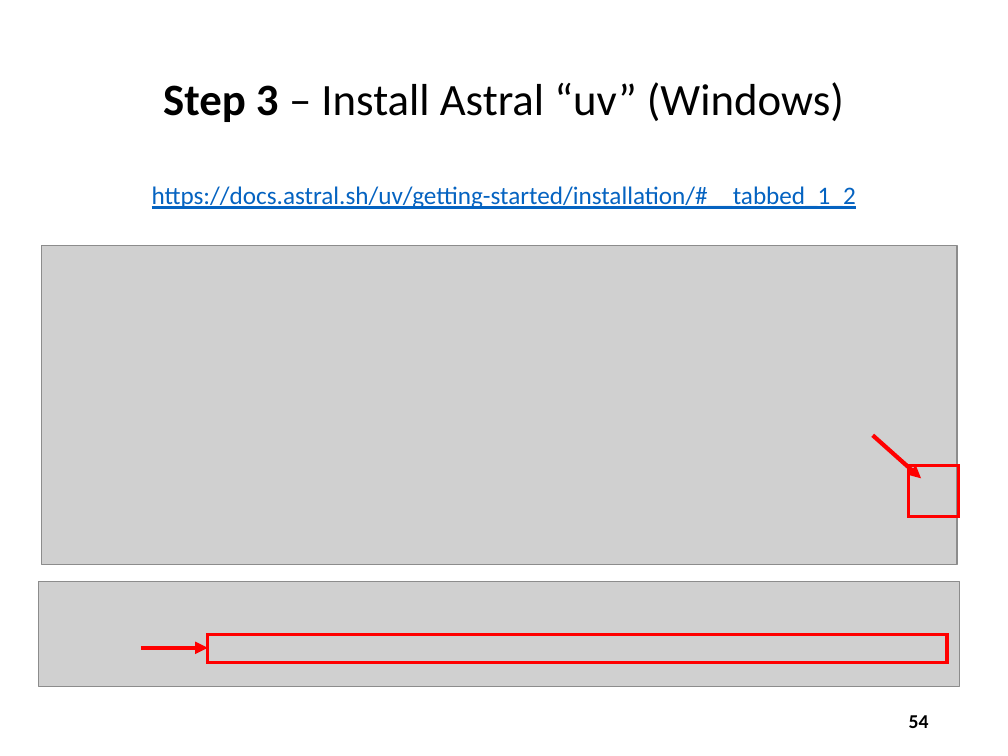
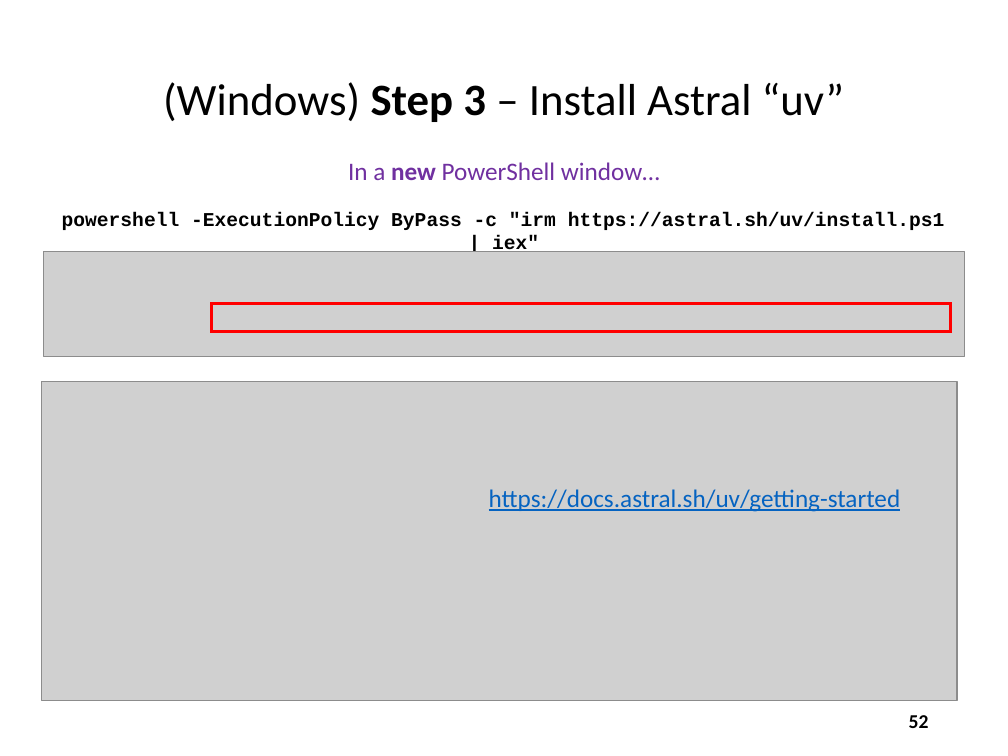
Before and after one commit to dbiersach/scicomp101, a slide deck: slide 52 of Session 01 - Introducing Scientific Computing/Session 01 - Introducing Scientific Computing.pptx (slide 54 before the commit). Drawn at 1008x756 pixels with LibreOffice and Linux fonts; fonts in the diff are those of the drawing; grey boxes stand for pictures. Boxes give left, top, right and bottom in pixels: in the first picture for what was removed or moved away, otherwise in the second. Text is boxed around its words. In the diff, an @@ line names an element or a change of style, - is before the commit and + after.

Commit message:
Update install steps

```diff
--- a/Session 01 - Introducing Scientific Computing/Session 01 - Introducing Scientific Computing.pptx
+++ b/Session 01 - Introducing Scientific Computing/Session 01 - Introducing Scientific Computing.pptx
@@ title at box(163, 82, 844, 122): text changed @@
-Step 3 – Install Astral “uv” (Windows)
+(Windows) Step 3 – Install Astral “uv”
@@ text added at box(348, 162, 660, 180), 18 pt, text #7030A0 @@
+In a new PowerShell window…
@@ text at box(62, 212, 945, 230): text changed; size 18 to 14 pt; font Calibri to Courier New; text colour #0563C1 to #000000; bold on @@
-https://docs.astral.sh/uv/getting-started/installation/#__tabbed_1_2
+powershell -ExecutionPolicy ByPass -c "irm https://astral.sh/uv/install.ps1 | iex"
@@ picture: place and size @@
-picture at box(39, 582, 961, 686)
+picture at box(43, 251, 965, 356)
@@ rectangle: place and size @@
-rectangle at box(208, 635, 947, 662)
+rectangle at box(211, 303, 950, 331)
@@ picture: place and size @@
-picture at box(42, 245, 958, 563)
+picture at box(42, 382, 958, 701)
@@ arrow removed from (873, 435) to (921, 479) @@
@@ rectangle removed at box(908, 466, 959, 516) @@
@@ text added at box(489, 489, 901, 512), 18 pt, text #0563C1, underline @@
+https://docs.astral.sh/uv/getting-started
@@ arrow removed from (141, 648) to (208, 648) @@
@@ page number at box(909, 715, 929, 728): text changed @@
-54
+52
```
Also in this commit, not shown: 14 other slides changed, 2 slides added.
